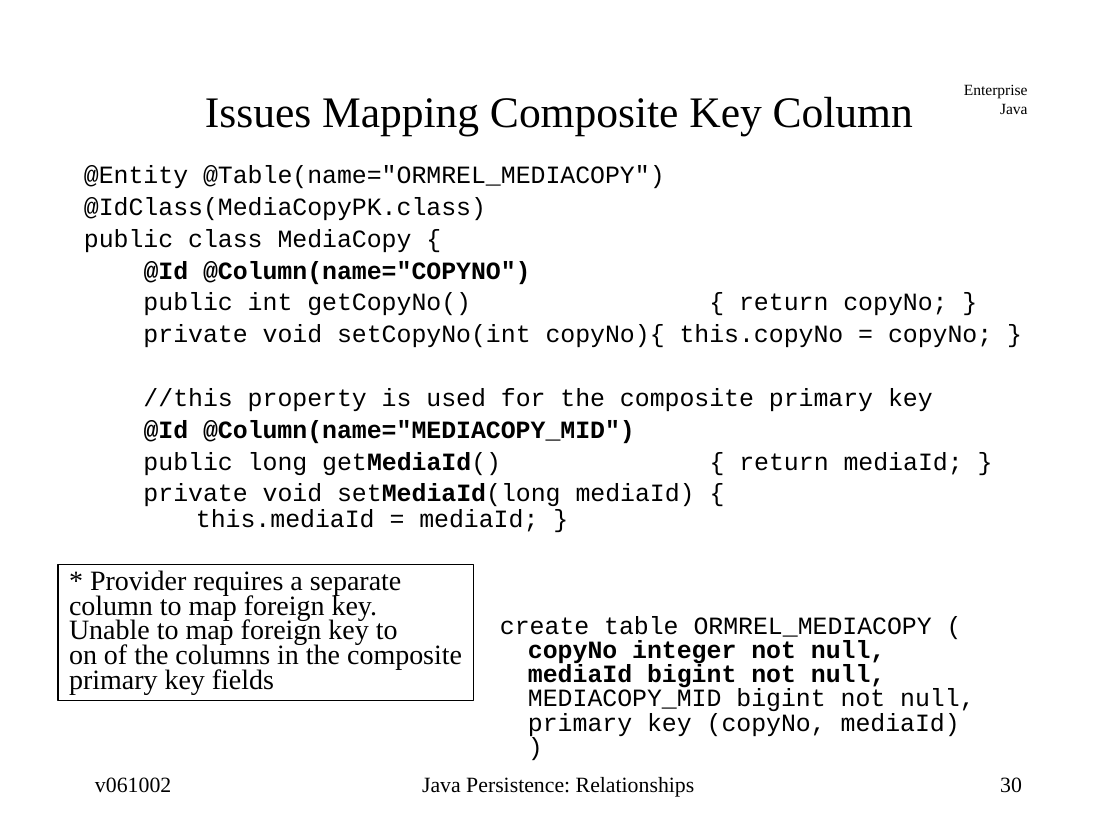
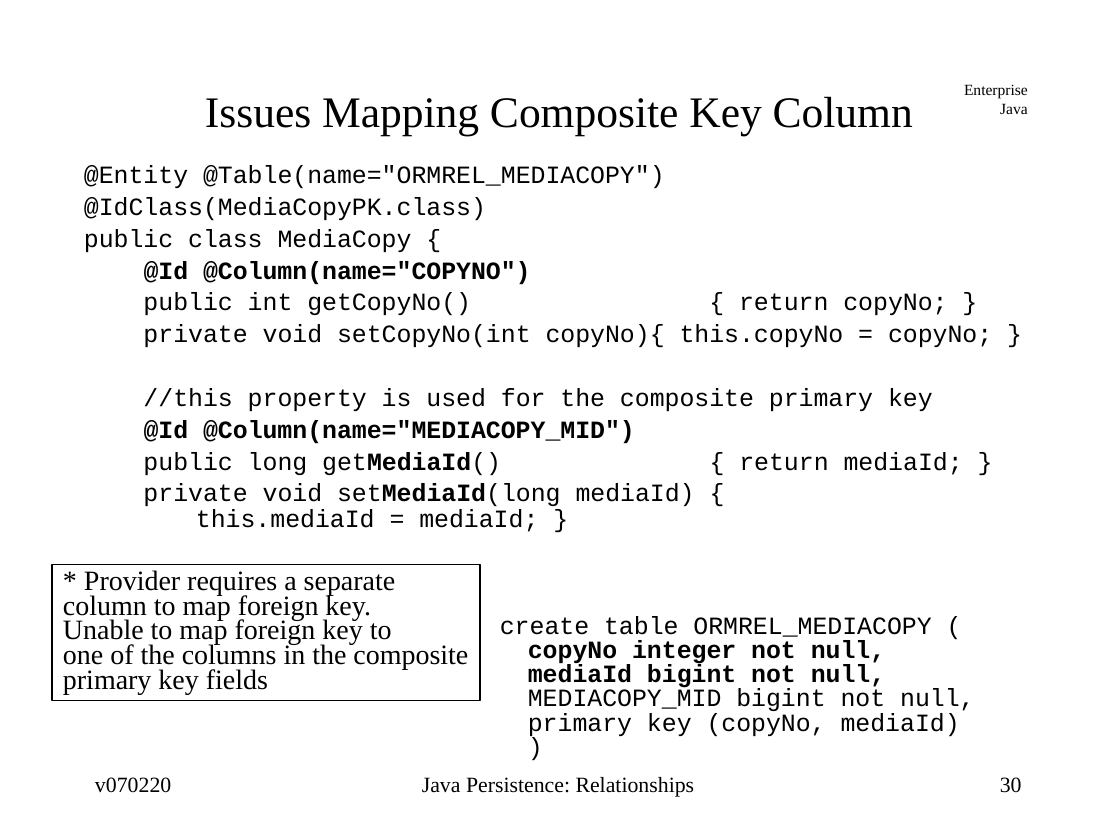
Before and after one commit to jcstaff/ejava-javaee, a slide deck: slide 30 of ormRelations/src/site/resources/lectures/ormRelations.ppt. Drawn at 1120x840 pixels with LibreOffice and Linux fonts; fonts in the diff are those of the drawing. Boxes give left, top, right and bottom in pixels: in the first picture for what was removed or moved away, otherwise in the second. Text is boxed around its words. In the diff, an @@ line names an element or a change of style, - is before the commit and + after.

```diff
--- a/ormRelations/src/site/resources/lectures/ormRelations.ppt
+++ b/ormRelations/src/site/resources/lectures/ormRelations.ppt
@@ rectangle "* Provider requires a separate": place and size @@
-rectangle "* Provider requires a separate" at (58,564,474,700)
+rectangle "* Provider requires a separate" at (52,564,479,700)
@@ text in rectangle at (63,643,468,670): text changed @@
-on of the columns in the composite
+one of the columns in the composite
@@ text at (95,777,171,793): text changed @@
-v061002
+v070220
```
Also in this commit, not shown: 61 other slides changed, 22 other files.
